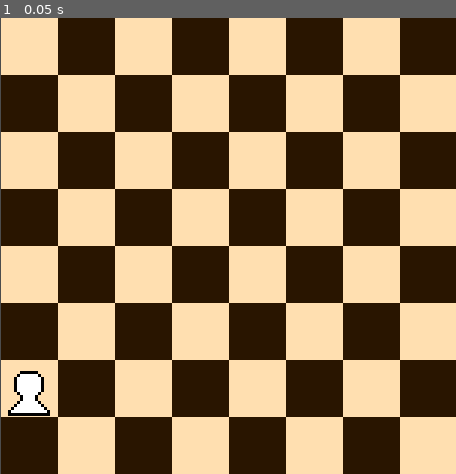
Above: before the commit, frame 1.
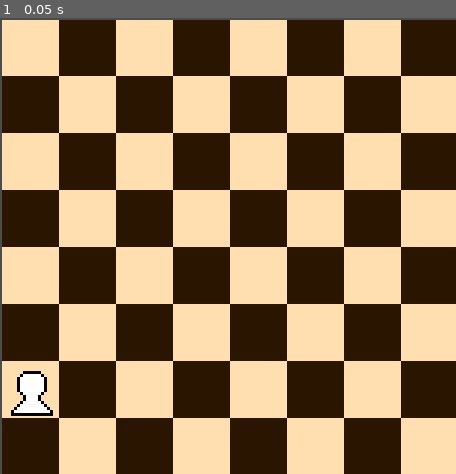
Above: after the commit, the same moment.

Repository: Davoleo/Chess-Game
Game: Godot game, scene res://chess_project.tscn
Same seed, same stepped clock (60 frames per second), same inputs: the game is played once before the commit and once after it.
Inputs:
- Up to frame 1 (0.05 s): no input

The runs differ from the first frame. In frame 1, 3.9% of the frame differs, in the area x 0-100%, y 0-100%.

Commit message:
Honestly, I don't even know what I'm doing

Diff:
--- a/src/chess_project.tscn
+++ b/src/chess_project.tscn
@@ -1,15 +1,14 @@
-[gd_scene load_steps=7 format=2]
+[gd_scene load_steps=6 format=2]
 
 [ext_resource path="res://art/assets/chessboard.png" type="Texture" id=1]
 [ext_resource path="res://script/chess_piece.gd" type="Script" id=2]
 [ext_resource path="res://art/assets/pawn_white.png" type="Texture" id=3]
 [ext_resource path="res://script/map_script.gd" type="Script" id=4]
-[ext_resource path="res://piece_shape.tres" type="Shape2D" id=5]
 
 [sub_resource type="TileSet" id=1]
 
 [node name="Map" type="TileMap"]
-position = Vector2( 227.274, 229.564 )
+position = Vector2( 230, 229.5 )
 scale = Vector2( 3, 3 )
 tile_set = SubResource( 1 )
 cell_size = Vector2( 19, 19 )
@@ -17,25 +16,15 @@
 script = ExtResource( 4 )
 
 [node name="MapSprite" type="Sprite" parent="."]
-position = Vector2( 0.520275, -0.445953 )
 texture = ExtResource( 1 )
 __meta__ = {
 "_edit_group_": true,
 "_edit_lock_": true
 }
 
-[node name="pawn_white1" type="KinematicBody2D" parent="."]
-position = Vector2( -65.9619, 47.0317 )
-input_pickable = true
+[node name="pawn_white1" type="Node2D" parent="."]
+position = Vector2( -65.967, 47.032 )
 script = ExtResource( 2 )
-
-[node name="WhitePawnCollisionShape2D" type="CollisionShape2D" parent="pawn_white1"]
-shape = ExtResource( 5 )
-one_way_collision_margin = 0.0
-__meta__ = {
-"_edit_group_": true,
-"_edit_lock_": true
-}
 
 [node name="WhitePawnSprite" type="Sprite" parent="pawn_white1"]
 texture = ExtResource( 3 )
--- a/src/project.godot
+++ b/src/project.godot
@@ -9,13 +9,13 @@
 config_version=4
 
 _global_script_classes=[ {
-"base": "KinematicBody2D",
-"class": "ChessPiece",
+"base": "Node2D",
+"class": "Pawn",
 "language": "GDScript",
 "path": "res://script/chess_piece.gd"
 } ]
 _global_script_class_icons={
-"ChessPiece": ""
+"Pawn": ""
 }
 
 [application]
--- a/src/script/chess_piece.gd
+++ b/src/script/chess_piece.gd
@@ -1,11 +1,19 @@
-extends KinematicBody2D
+extends Node2D
 
 class_name Pawn
 
 var virtual_position = position / (19 * 3)
-var target = Vector2()
+var target: Vector2
+var team = null
+
+func _init(team):
+	self.team = team
+
+func move(target_pos):
+	target = target_pos
 
 var selected = false
 
 func _ready():
 	self.connect("input_event", get_parent(), "_on_chess_piece_selected")
+	self.selected = true
--- a/src/script/map_script.gd
+++ b/src/script/map_script.gd
@@ -1,5 +1,6 @@
 extends TileMap
 
+# TODO : Move These to a more appropriate place
 enum EnumPieces {
 	PAWN,
 	ROOK,
@@ -7,6 +8,11 @@
 	BISHOP,
 	QUEEN,
 	KING
+}
+
+enum EnumTeam {
+	BLACK,
+	WHITE
 }
 
 var map_size
@@ -25,3 +31,6 @@
 func _on_chess_piece_selected(_viewport, event, _shapeId):
 	if event.is_action_pressed('click'):
 		print("Selected")
+
+func convert_to_cell_position(position):
+	return position / (19 * 3);
--- a/src/script/old_drag_script.gd
+++ b/src/script/old_drag_script.gd
@@ -13,12 +13,8 @@
 		var mousepos = get_viewport().get_mouse_position()
 		self.position = Vector2(mousepos.x-352, mousepos.y-226)
 
-
-
-
 func _set_drag():
 	clicked=!clicked
-
 
 func _on_KinematicBody2D_input_event(viewport, event, shape_idx):
 	if event is InputEventMouseButton:
